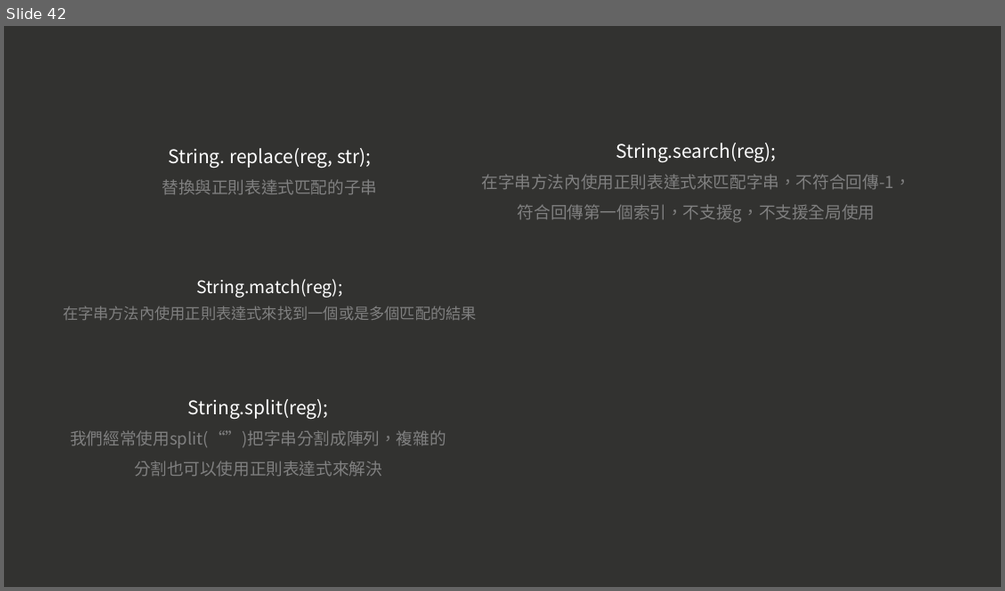
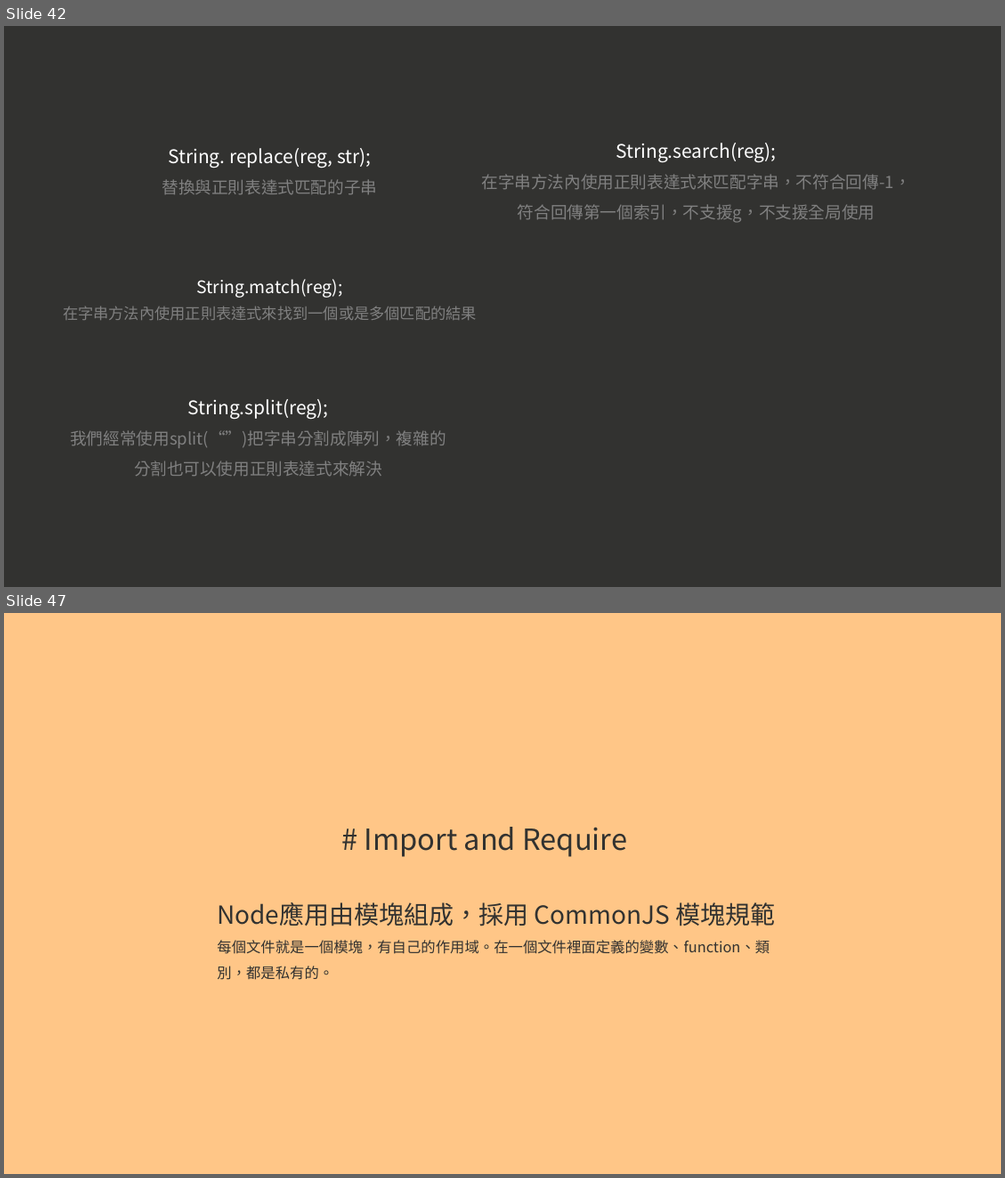
Before and after one commit to a23246542/JS_course_Intermediate_example, a slide deck: 現代 JavaScript 職人之路｜ 中階篇.pptx. Shown one above the other, each under a label of ours: slide 42 before the commit, slides 42 and 47 after it; the slides between them are not shown. The pictures are 1005x591 and 1005x1178 pixels, drawn with LibreOffice and Linux fonts; fonts in the diff are those of the drawing. Boxes give left, top, right and bottom in pixels: in the first picture for what was removed or moved away, otherwise in the second. Text is boxed around its words. In the diff, an @@ line names an element or a change of style, - is before the commit and + after.

```diff
--- a/現代 JavaScript 職人之路｜ 中階篇.pptx
+++ b/現代 JavaScript 職人之路｜ 中階篇.pptx
@@ slide 47 added at (4,613,1001,1174), background #FFC687 @@
@@ text added at (364,827,627,857), 28 pt, text #323230 @@
+# Import and Require
@@ text added at (217,902,775,980), 14 pt, text #323230 @@
+Node應用由模塊組成，採用 CommonJS 模塊規範
+每個文件就是一個模塊，有自己的作用域。在一個文件裡面定義的變數、function、類別，都是私有的。
```
Also in this commit, not shown: 5 other slides added.
